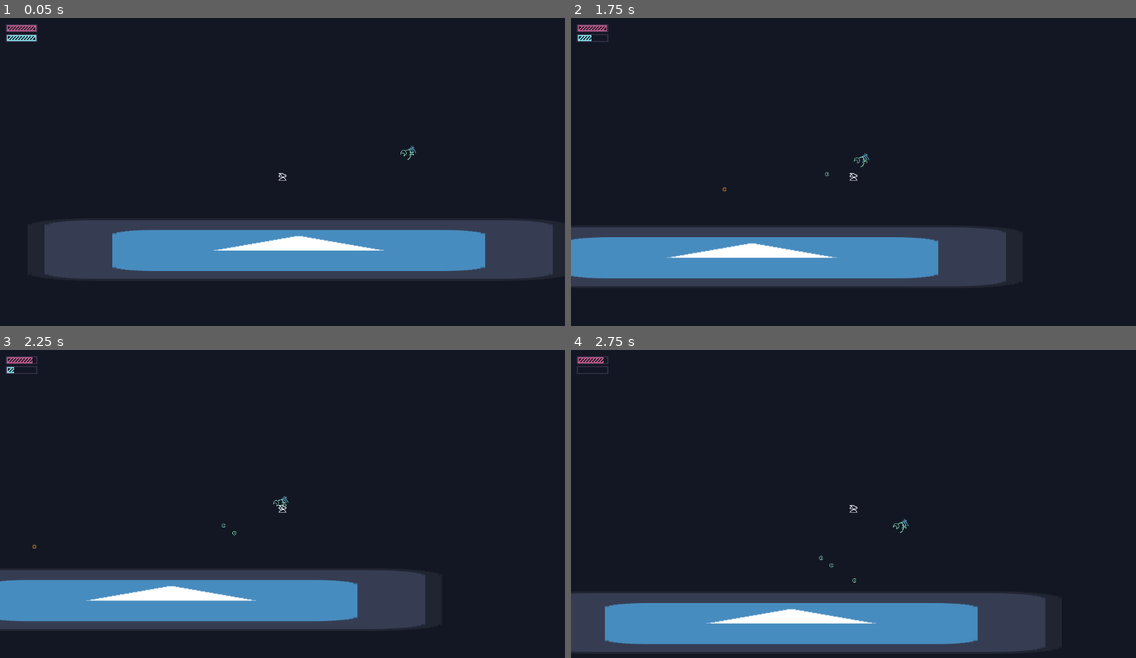
Above: before the commit, frames 1-4 (two rows, left to right).
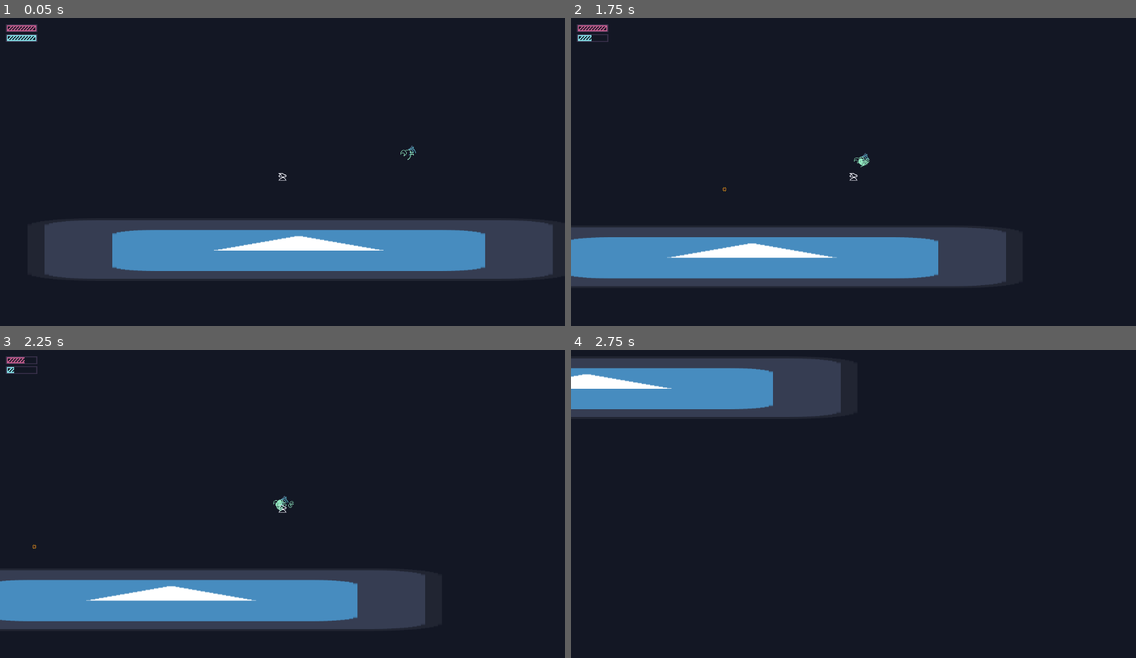
Above: after the commit, the same moments.

Repository: Yohgee/uvgdsummer
Game: Godot game, scene res://Scenes/world.tscn
Two runs of this game, one before a commit and one after it. Both use one fixed random seed, a clock stepped at 60 frames per second and the inputs below. The engine's default icon, where the game draws it, is replaced by a stand-in: a white triangle on a blue panel in a dark square.
Inputs (mouse positions are in pixels of both pictures, inside the frame that each line leads up to):
- Up to frame 1 (0.05 s): no input
- Up to frame 2 (1.75 s): move the mouse to (977, 159) at 0.52 s; hold W (up) 0.53-1.28 s; hold D (right) from 0.53 s (still down); move the mouse to (740, 193) at 1.27 s; click (740, 193) at 1.35 s; tap W (up) at 1.52, 1.55 s
- Up to frame 3 (2.25 s): tap W (up) at 1.82 s; move the mouse to (339, 439) at 2.02 s; release D (right) at 2.03 s; hold A (left) from 2.03 s (still down); hold W (up) from 2.03 s (still down)
- Up to frame 4 (2.75 s): keep holding A (left); keep holding W (up)

Frame 1 is identical in both runs. In frame 2, less than 0.1% of the frame differs, in the area x 6-53%, y 2-52%; in frame 3, less than 0.1%; in frame 4, 25%, in the area x 0-84%, y 2-99%.

Commit message:
shooting logic done

Diff:
--- a/Enemies/enemy.tscn
+++ b/Enemies/enemy.tscn
@@ -8,6 +8,8 @@
 [ext_resource type="PackedScene" uid="uid://c5ikuems7oqdn" path="res://Objects/bullet.tscn" id="6_4o6mh"]
 [ext_resource type="Script" uid="uid://b8qwh4iduupyl" path="res://Shooters/shooter_res.gd" id="7_gk8ng"]
 [ext_resource type="Script" uid="uid://dffyrkj5y36t5" path="res://Shooters/bullet_res.gd" id="7_koi6q"]
+[ext_resource type="PackedScene" uid="uid://bptlwpb18i373" path="res://Shooters/spread_shooter.tscn" id="9_koi6q"]
+[ext_resource type="Script" uid="uid://ckwfyt5tuuuen" path="res://Shooters/spiral_shooter.gd" id="10_jlnat"]
 
 [sub_resource type="RectangleShape2D" id="RectangleShape2D_47qgu"]
 size = Vector2(32, 30)
@@ -18,6 +20,7 @@
 proc = 1.0
 lifetime = 10.0
 velocity = Vector2(0, 100)
+acceleration = Vector2(0, 0)
 metadata/_custom_type_script = "uid://dffyrkj5y36t5"
 
 [sub_resource type="Resource" id="Resource_4o6mh"]
@@ -25,12 +28,33 @@
 spawn_node = ExtResource("6_4o6mh")
 spawn_res = SubResource("Resource_koi6q")
 start_delay = 0.0
-spawn_delay = 0.5
+spawn_delay = -1.0
 velocity = Vector2(100, 0)
+acceleration = Vector2(0, 0)
+fix_accel = false
 offset = Vector2(0, 0)
 aimed = false
+num_shots = -1
 carry_node = ExtResource("6_4o6mh")
 metadata/_custom_type_script = "uid://b8qwh4iduupyl"
+
+[sub_resource type="Resource" id="Resource_jlnat"]
+script = ExtResource("7_koi6q")
+damage = 10.0
+proc = 1.0
+lifetime = 10.0
+velocity = Vector2(-100, 0)
+acceleration = Vector2(0, 100)
+metadata/_custom_type_script = "uid://dffyrkj5y36t5"
+
+[sub_resource type="Resource" id="Resource_t8uwx"]
+script = ExtResource("7_koi6q")
+damage = 10.0
+proc = 1.0
+lifetime = 10.0
+velocity = Vector2(0, 0)
+acceleration = Vector2(10, 0)
+metadata/_custom_type_script = "uid://dffyrkj5y36t5"
 
 [node name="Enemy" type="CharacterBody2D" node_paths=PackedStringArray("hp_bar")]
 collision_layer = 2
@@ -68,5 +92,23 @@
 spawn_node = ExtResource("5_gk8ng")
 spawn_res = SubResource("Resource_4o6mh")
 shooter = NodePath("..")
-spawn_delay = 1.0
+spawn_delay = -1.0
 aimed = true
+
+[node name="SpreadShooter" parent="." node_paths=PackedStringArray("shooter") instance=ExtResource("9_koi6q")]
+spread_angle = 270.0
+spawn_num = 4
+spawn_node = ExtResource("6_4o6mh")
+spawn_res = SubResource("Resource_jlnat")
+shooter = NodePath("..")
+spawn_delay = -1.0
+fix_accel = true
+num_shots = 5
+
+[node name="SpiralShooter" type="Node2D" parent="." node_paths=PackedStringArray("shooter")]
+script = ExtResource("10_jlnat")
+spawn_node = ExtResource("6_4o6mh")
+spawn_res = SubResource("Resource_t8uwx")
+shooter = NodePath("..")
+spawn_delay = 0.1
+metadata/_custom_type_script = "uid://ckwfyt5tuuuen"
--- a/Shooters/bullet_res.gd
+++ b/Shooters/bullet_res.gd
@@ -5,9 +5,11 @@
 @export var proc := 1.0
 @export var lifetime := 10.0
 @export var velocity : Vector2
+@export var acceleration : Vector2
 
 func apply(b : Bullet):
 	b.damage = damage
 	b.proc = proc
 	b.lifetime = lifetime
 	b.velocity = velocity
+	b.acceleration = acceleration
--- a/Shooters/shooter.gd
+++ b/Shooters/shooter.gd
@@ -7,8 +7,11 @@
 @export var start_delay : float
 @export var spawn_delay : float
 @export var velocity : Vector2
+@export var acceleration : Vector2
+@export var fix_accel : bool = false
 @export var offset : Vector2
 @export var aimed : bool = false
+@export var num_shots : int = -1
 @export var carry_node : PackedScene
 @export var carry_res : Resource
 
@@ -34,25 +37,35 @@
 
 func _physics_process(delta: float) -> void:
 	position += velocity * delta
+	velocity += acceleration * delta
 	if carry_node and !carry:
 		queue_free()
 
 func shoot():
 	if !spawn_node: return
+
+	if aimed:
+		var p : Player = get_tree().get_first_node_in_group("player")
+		look_at(p.global_position)
+
 	var node : Node2D = spawn_node.instantiate()
 	if shooter:
 		node.shooter = shooter
 	if spawn_res:
 		var vel = spawn_res.get("velocity")
-		if aimed:
-			var p : Player = get_tree().get_first_node_in_group("player")
-			look_at(p.global_position)
-			print(rotation)
-			if vel:
-				spawn_res.set("velocity", vel.rotated(rotation))
+		var accel = spawn_res.get("acceleration")
+		if vel:
+			spawn_res.set("velocity", vel.rotated(rotation))
+		if accel and !fix_accel:
+			spawn_res.set("acceleration", accel.rotated(rotation))
 
 		spawn_res.call("apply", node)
 		spawn_res.set("velocity", vel)
+		spawn_res.set("acceleration", accel)
 
 	get_tree().current_scene.add_child(node)
 	node.global_position = global_position + offset.rotated(rotation)
+	if num_shots == -1: return
+	num_shots -= 1
+	if num_shots <=0:
+		queue_free()
--- a/Shooters/shooter_res.gd
+++ b/Shooters/shooter_res.gd
@@ -7,8 +7,11 @@
 @export var start_delay : float
 @export var spawn_delay : float
 @export var velocity : Vector2
+@export var acceleration : Vector2
+@export var fix_accel : bool = false
 @export var offset : Vector2
 @export var aimed : bool = false
+@export var num_shots : int = -1
 @export var carry_node : PackedScene
 @export var carry_res : Resource
 
@@ -19,7 +22,10 @@
 	s.start_delay = start_delay
 	s.spawn_delay = spawn_delay
 	s.velocity = velocity
+	s.acceleration = acceleration
+	s.fix_accel = fix_accel
 	s.offset = offset
 	s.aimed = aimed
+	s.num_shots = num_shots
 	s.carry_node = carry_node
 	s.carry_res = carry_res
--- /dev/null
+++ b/Shooters/spiral_shooter.gd
@@ -0,0 +1,32 @@
+extends Shooter
+class_name SpiralShooter
+
+@export var rot_per_shot : float = 15.0
+
+func shoot():
+	if !spawn_node: return
+
+	var node : Node2D = spawn_node.instantiate()
+	if shooter:
+		node.shooter = shooter
+	if spawn_res:
+		var vel = spawn_res.get("velocity")
+		var accel = spawn_res.get("acceleration")
+		if vel:
+			spawn_res.set("velocity", vel.rotated(rotation))
+		if accel and !fix_accel:
+			spawn_res.set("acceleration", accel.rotated(rotation))
+
+		spawn_res.call("apply", node)
+		spawn_res.set("velocity", vel)
+		spawn_res.set("acceleration", accel)
+
+	get_tree().current_scene.add_child(node)
+	node.global_position = global_position + offset.rotated(rotation)
+
+	rotation_degrees += rot_per_shot
+
+	if num_shots == -1: return
+	num_shots -= 1
+	if num_shots <=0:
+		queue_free()
--- /dev/null
+++ b/Shooters/spiral_shooter.tscn
@@ -0,0 +1,7 @@
+[gd_scene load_steps=2 format=3 uid="uid://vw35bjfj8jvw"]
+
+[ext_resource type="Script" uid="uid://ckwfyt5tuuuen" path="res://Shooters/spiral_shooter.gd" id="1_j3u36"]
+
+[node name="SpiralShooter" type="Node2D"]
+script = ExtResource("1_j3u36")
+metadata/_custom_type_script = "uid://d4ngtdediwo85"
--- /dev/null
+++ b/Shooters/spread_res.gd
@@ -0,0 +1,11 @@
+extends ShooterRes
+class_name SpreadRes
+
+@export var spread_angle : float = 45
+@export var spawn_num : int = 3
+
+func apply(s : Shooter):
+	super.apply(s)
+	s = s as SpreadShooter
+	s.spread_angle = spread_angle
+	s.spawn_num = spawn_num
--- /dev/null
+++ b/Shooters/spread_shooter.gd
@@ -0,0 +1,45 @@
+extends Shooter
+class_name SpreadShooter
+
+@export var spread_angle : float = 45
+@export var spawn_num : int = 3
+
+func shoot():
+	if !spawn_node: return
+
+
+
+	if aimed:
+		var p : Player = get_tree().get_first_node_in_group("player")
+		look_at(p.global_position)
+
+	var i_rot : float = rotation
+
+	rotation_degrees -= spread_angle/2
+	var dr : float = spread_angle/(spawn_num - 1)
+
+	for i in spawn_num:
+		var node : Node2D = spawn_node.instantiate()
+		if shooter:
+			node.shooter = shooter
+		if spawn_res:
+			var vel = spawn_res.get("velocity")
+			var accel = spawn_res.get("acceleration")
+			if vel:
+				spawn_res.set("velocity", vel.rotated(rotation))
+			if accel and !fix_accel:
+				spawn_res.set("acceleration", accel.rotated(rotation))
+
+			spawn_res.call("apply", node)
+			spawn_res.set("velocity", vel)
+			spawn_res.set("acceleration", accel)
+
+		get_tree().current_scene.add_child(node)
+		node.global_position = global_position + offset.rotated(rotation)
+
+		rotation_degrees += dr
+	rotation = i_rot
+	if num_shots == -1: return
+	num_shots -= 1
+	if num_shots <= 0:
+		queue_free()
--- /dev/null
+++ b/Shooters/spread_shooter.tscn
@@ -0,0 +1,7 @@
+[gd_scene load_steps=2 format=3 uid="uid://bptlwpb18i373"]
+
+[ext_resource type="Script" uid="uid://g2i0cj1tysju" path="res://Shooters/spread_shooter.gd" id="1_6gi5f"]
+
+[node name="SpreadShooter" type="Node2D"]
+script = ExtResource("1_6gi5f")
+metadata/_custom_type_script = "uid://d4ngtdediwo85"
--- a/bullet.gd
+++ b/bullet.gd
@@ -8,6 +8,7 @@
 @export var lifetime : float = 10
 
 var velocity : Vector2 = Vector2.ZERO
+var acceleration : Vector2 = Vector2.ZERO
 var shooter : Entity
 
 func _ready() -> void:
@@ -16,6 +17,7 @@
 
 func _process(delta: float) -> void:
 	position += velocity * delta
+	velocity += acceleration * delta
 	lifetime -= delta
 	if lifetime <= 0:
 		print(lifetime)
@@ -29,6 +31,9 @@
 	if body.collision_layer == 2 and body is Entity:
 		body = body as Entity
 		hit.emit(body, damage, proc)
-		body.take_damage(shooter, damage, proc)
+		if shooter:
+			body.take_damage(shooter, damage, proc)
+		else:
+			body.take_damage(null, damage, proc)
 
 	queue_free()
--- a/entity.gd
+++ b/entity.gd
@@ -20,7 +20,6 @@
 		get_item(items.pop_front())
 
 func get_item(i : Item):
-	print(i)
 	i.get_item(self)
 	items.append(i)
 
@@ -41,7 +40,8 @@
 	health -= damage
 	on_damage.emit(attacker, self, damage, proc)
 	if health <= 0:
-		attacker.get_kill(self, damage, proc)
+		if attacker:
+			attacker.get_kill(self, damage, proc)
 		die(attacker, damage, proc)
 
 func get_kill(target : Entity, damage : float, proc : float):
Not shown: 1 places in Enemies/enemy.tscn that only renumber resources
Not shown, added: Shooters/spiral_shooter.gd.uid
Not shown, added: Shooters/spread_res.gd.uid
Not shown, added: Shooters/spread_shooter.gd.uid
